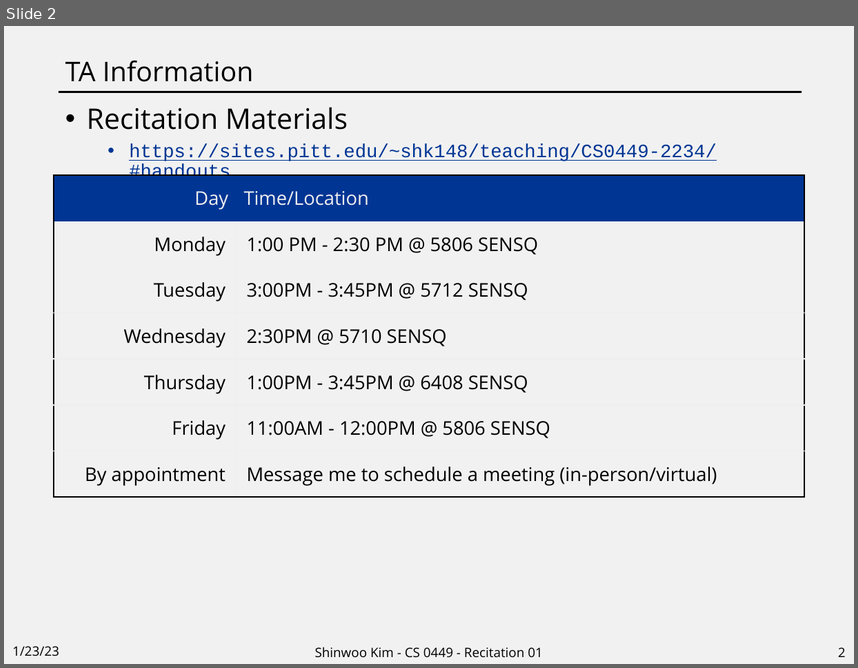
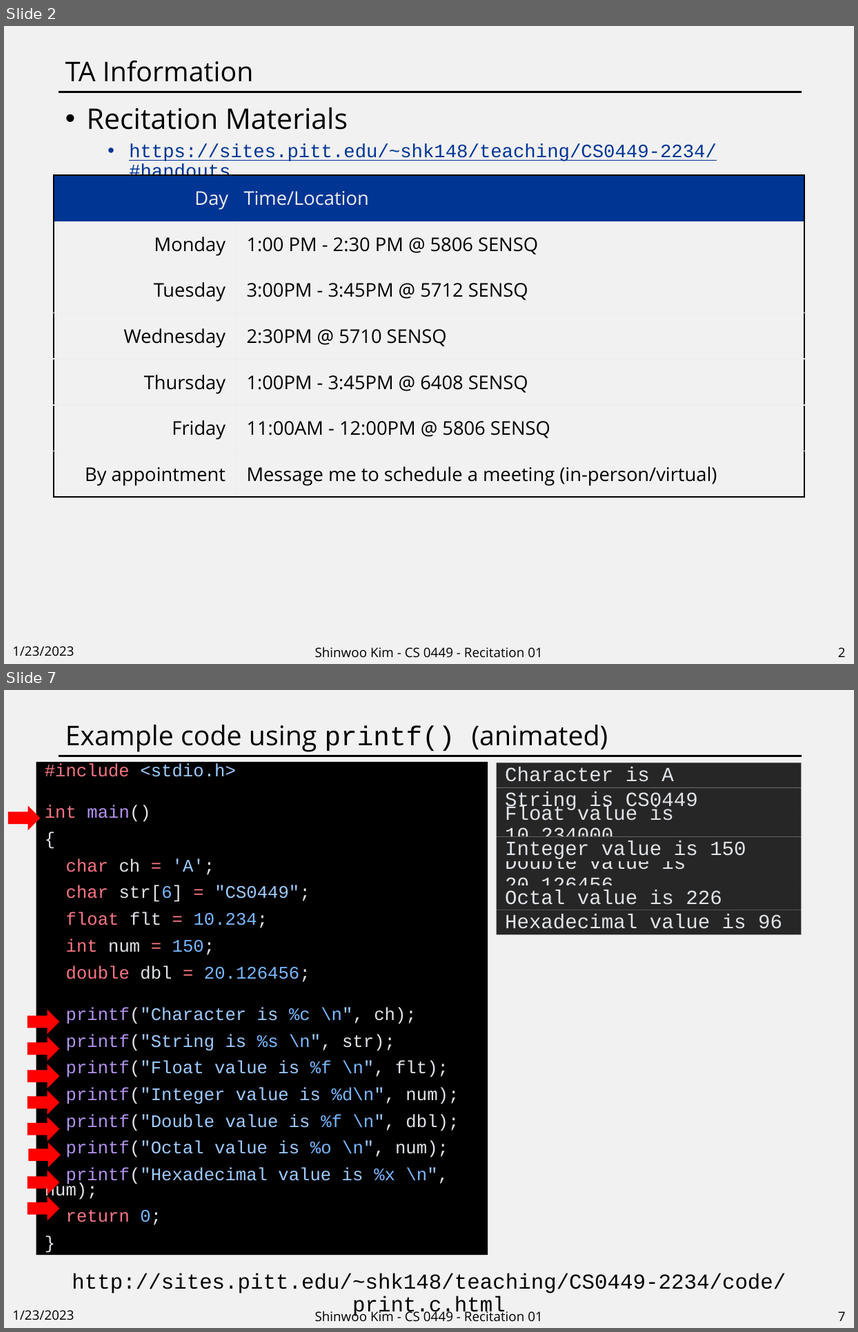
Before and after one commit to shinwookim/website-archive, a slide deck: teaching/CS0449-2234/rec01.pptx. Shown one above the other, each under a label of ours: slide 2 before the commit, slides 2 and 7 after it; the slides between them are not shown. The pictures are 858x668 and 858x1332 pixels, drawn with LibreOffice and Linux fonts; fonts in the diff are those of the drawing. Boxes give left, top, right and bottom in pixels: in the first picture for what was removed or moved away, otherwise in the second. Text is boxed around its words. In the diff, an @@ line names an element or a change of style, - is before the commit and + after.

```diff
--- a/teaching/CS0449-2234/rec01.pptx
+++ b/teaching/CS0449-2234/rec01.pptx
@@ slide 7 added at [4, 690, 854, 1328], background #F1F1F1; not listed: 1 template element that a slide beside it also shows @@
@@ title added at [65, 724, 608, 752], 23 pt, text #000000 @@
+Example code using printf() (animated)
@@ text added at [36, 762, 488, 1255], fill #000000, 15 pt, text #9ECBFF @@
+#include <stdio.h>
+int main()
+{
+char ch = 'A';
+char str[6] = "CS0449";
+float flt = 10.234;
+int num = 150;
+double dbl = 20.126456;
+printf("Character is %c \n", ch);
+printf("String is %s \n", str);
+printf("Float value is %f \n", flt);
+printf("Integer value is %d\n", num);
+printf("Double value is %f \n", dbl);
+printf("Octal value is %o \n", num);
+printf("Hexadecimal value is %x \n", num);
+return 0;
+}
@@ rectangle added at [496, 763, 800, 788], fill #262626, 17 pt, text #E1E4E8 @@
+Character is A
@@ text added at [505, 791, 698, 811], 17 pt, text #E1E4E8 @@
+String is CS0449
@@ right arrow added at [8, 806, 41, 830], fill #FF0000 @@
@@ text added at [505, 805, 674, 847], 17 pt, text #E1E4E8 @@
+Float value is 10.234000
@@ text added at [505, 854, 686, 896], 17 pt, text #E1E4E8 @@
+Double value is 20.126456
@@ text added at [505, 840, 746, 859], 17 pt, text #E1E4E8 @@
+Integer value is 150
@@ text added at [505, 889, 722, 905], 17 pt, text #E1E4E8 @@
+Octal value is 226
@@ rectangle added at [496, 910, 800, 935], fill #262626, 17 pt, text #E1E4E8 @@
+Hexadecimal value is 96
@@ right arrow added at [27, 1009, 59, 1034], fill #FF0000 @@
@@ right arrow added at [27, 1036, 59, 1061], fill #FF0000 @@
@@ right arrow added at [27, 1063, 59, 1088], fill #FF0000 @@
@@ right arrow added at [27, 1090, 59, 1115], fill #FF0000 @@
@@ right arrow added at [27, 1116, 59, 1141], fill #FF0000 @@
@@ right arrow added at [29, 1142, 61, 1167], fill #FF0000 @@
@@ right arrow added at [27, 1170, 59, 1194], fill #FF0000 @@
@@ right arrow added at [27, 1196, 59, 1221], fill #FF0000 @@
@@ text added at [72, 1273, 786, 1317], 18 pt, text #000000 @@
+http://sites.pitt.edu/~shk148/teaching/CS0449-2234/code/print.c.html
@@ text added at [12, 1310, 74, 1320], 11 pt, text #000000 @@
+1/23/2023
@@ text added at [315, 1308, 542, 1321], 11 pt, text #000000 @@
+Shinwoo Kim - CS 0449 - Recitation 01
@@ page number added at [838, 1311, 846, 1321], 11 pt, text #000000 @@
+7
@@ slide 2 changed as well @@
@@ text at [12, 646, 74, 656]: text changed @@
-1/23/23
+1/23/2023
```
Also in this commit, not shown: 1 other slide changed, 6 other slides added, 3 other files.
